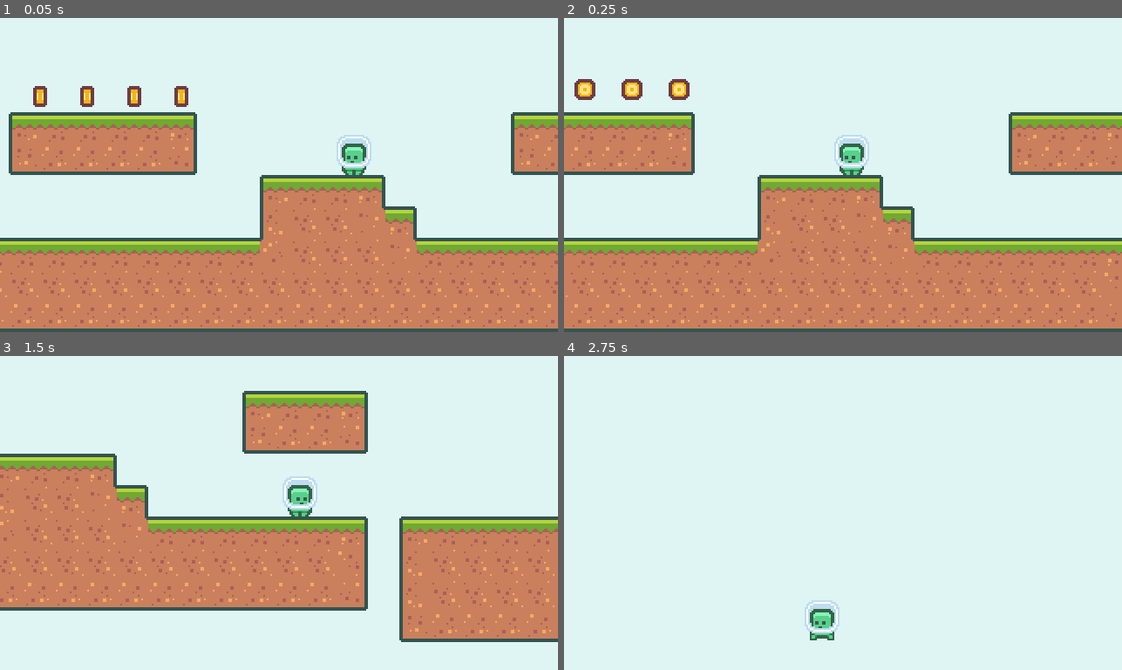
Above: before the commit, frames 1-4 (two rows, left to right).
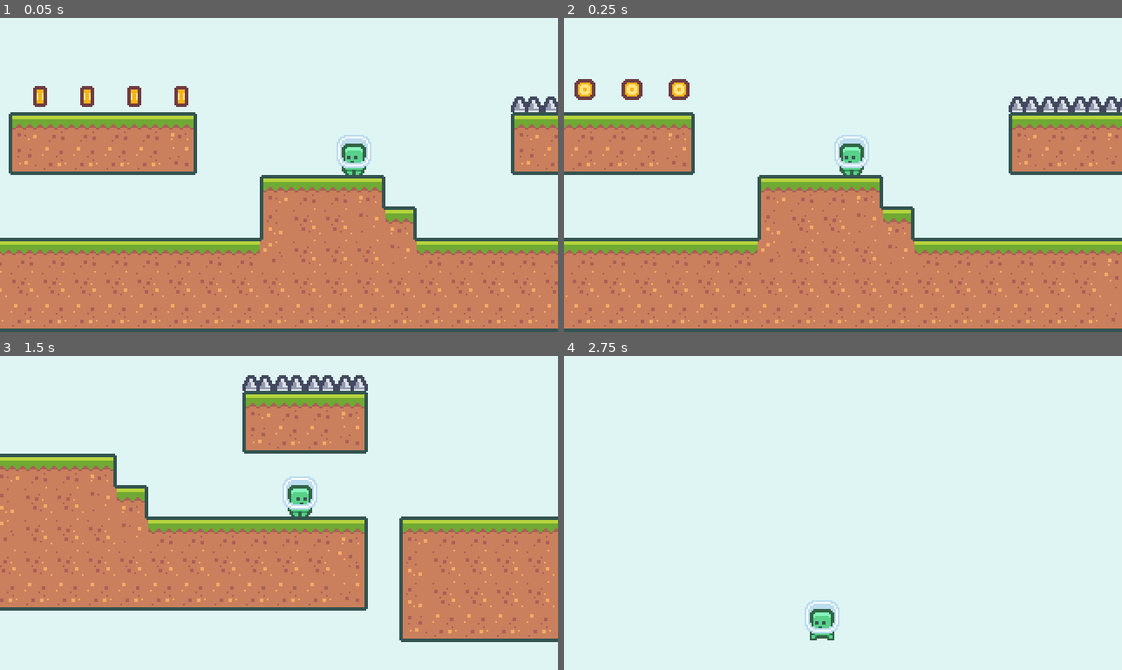
Above: after the commit, the same moments.

Repository: niltoncalegari/2D-SideScroller-godot
Game: Godot game, scene res://scenes/Main.tscn
Same seed, same stepped clock (60 frames per second), same inputs: the game is played once before the commit and once after it.
Inputs:
- Up to frame 1 (0.05 s): no input
- Up to frame 2 (0.25 s): no input
- Up to frame 3 (1.5 s): hold D (move_right) from 0.53 s (still down); tap Space (jump) at 0.77 s
- Up to frame 4 (2.75 s): tap Space (jump) at 1.52 s; release D (move_right) at 2.03 s; hold A (move_left) from 2.03 s (still down)

The runs differ from the first frame. In frame 1, 0.3% of the frame differs, in the area x 91-100%, y 25-30%; in frame 2, 0.6%; in frame 3, 0.7%, in the area x 43-66%, y 6-12%; in frame 4, nothing differs.

Commit message:
added spikes and hazard collision

Diff:
--- a/project.godot
+++ b/project.godot
@@ -66,6 +66,11 @@
  ]
 }
 
+[layer_names]
+
+2d_physics/layer_19="HAZARD"
+2d_physics/layer_20="PICKUP"
+
 [physics]
 
 common/enable_pause_aware_picking=true
@@ -74,3 +79,4 @@
 
 2d/snapping/use_gpu_pixel_snap=true
 environment/default_environment="res://default_env.tres"
+quality/dynamic_fonts/use_oversampling=false
--- a/scenes/Main.tscn
+++ b/scenes/Main.tscn
@@ -1,9 +1,10 @@
-[gd_scene load_steps=5 format=2]
+[gd_scene load_steps=6 format=2]
 
 [ext_resource path="res://resources/tileset.tres" type="TileSet" id=1]
 [ext_resource path="res://scenes/Player.tscn" type="PackedScene" id=2]
 [ext_resource path="res://scenes/GameCamera.tscn" type="PackedScene" id=3]
 [ext_resource path="res://scenes/Coin.tscn" type="PackedScene" id=4]
+[ext_resource path="res://scenes/Spikes.tscn" type="PackedScene" id=5]
 
 [node name="Node" type="Node"]
 
@@ -29,3 +30,15 @@
 
 [node name="Coin4" parent="." instance=ExtResource( 4 )]
 position = Vector2( -27, -45 )
+
+[node name="Spikes" parent="." instance=ExtResource( 5 )]
+position = Vector2( 171, -36 )
+
+[node name="Spikes2" parent="." instance=ExtResource( 5 )]
+position = Vector2( 189, -36 )
+
+[node name="Spikes3" parent="." instance=ExtResource( 5 )]
+position = Vector2( 207, -36 )
+
+[node name="Spikes4" parent="." instance=ExtResource( 5 )]
+position = Vector2( 225, -36 )
--- a/scenes/Player.tscn
+++ b/scenes/Player.tscn
@@ -6,6 +6,9 @@
 
 [sub_resource type="CircleShape2D" id=1]
 radius = 16.0
+
+[sub_resource type="RectangleShape2D" id=4]
+extents = Vector2( 4, 7 )
 
 [sub_resource type="SpriteFrames" id=2]
 animations = [ {
@@ -37,13 +40,21 @@
 wait_time = 0.15
 one_shot = true
 
-[node name="Area2D" type="Area2D" parent="."]
+[node name="PickupArea" type="Area2D" parent="."]
 collision_layer = 524288
 collision_mask = 524288
 
-[node name="CollisionShape2D" type="CollisionShape2D" parent="Area2D"]
+[node name="CollisionShape2D" type="CollisionShape2D" parent="PickupArea"]
 position = Vector2( 0, -11 )
 shape = SubResource( 1 )
+
+[node name="HazardArea" type="Area2D" parent="."]
+position = Vector2( 0, -7.00354 )
+collision_layer = 262144
+collision_mask = 262144
+
+[node name="CollisionShape2D" type="CollisionShape2D" parent="HazardArea"]
+shape = SubResource( 4 )
 
 [node name="AnimatedSprite" type="AnimatedSprite" parent="."]
 frames = SubResource( 2 )
--- /dev/null
+++ b/scenes/Spikes.tscn
@@ -0,0 +1,20 @@
+[gd_scene load_steps=3 format=2]
+
+[ext_resource path="res://assets/spikes/tile_0068.png" type="Texture" id=1]
+
+[sub_resource type="RectangleShape2D" id=1]
+extents = Vector2( 7, 2 )
+
+[node name="Spikes" type="Node2D"]
+
+[node name="Sprite" type="Sprite" parent="."]
+texture = ExtResource( 1 )
+offset = Vector2( 0, -9 )
+
+[node name="Area2D" type="Area2D" parent="."]
+position = Vector2( 0, -2 )
+collision_layer = 262144
+collision_mask = 262144
+
+[node name="CollisionShape2D" type="CollisionShape2D" parent="Area2D"]
+shape = SubResource( 1 )
--- a/scripts/Player.gd
+++ b/scripts/Player.gd
@@ -1,4 +1,6 @@
 extends KinematicBody2D
+
+signal died
 
 var gravity = 1000
 var velocity = Vector2.ZERO
@@ -9,7 +11,7 @@
 var hasDoubleJump = false
 
 func _ready() -> void:
-	pass # Replace with function body.
+	$HazardArea.connect("area_entered",self, "on_hazard_area_entered")
 
 func _process(delta: float) -> void:
 	var moveVector = get_movement_vector()
@@ -60,3 +62,6 @@
 
 	if (moveVec.x != 0):
 		$AnimatedSprite.flip_h = true if moveVec.x > 0 else false
+
+func on_hazard_area_entered(area2d):
+	emit_signal("died")
Binary file added: assets/spikes/tile_0068.png
Not shown: 1 places in scenes/Player.tscn that only renumber resources
